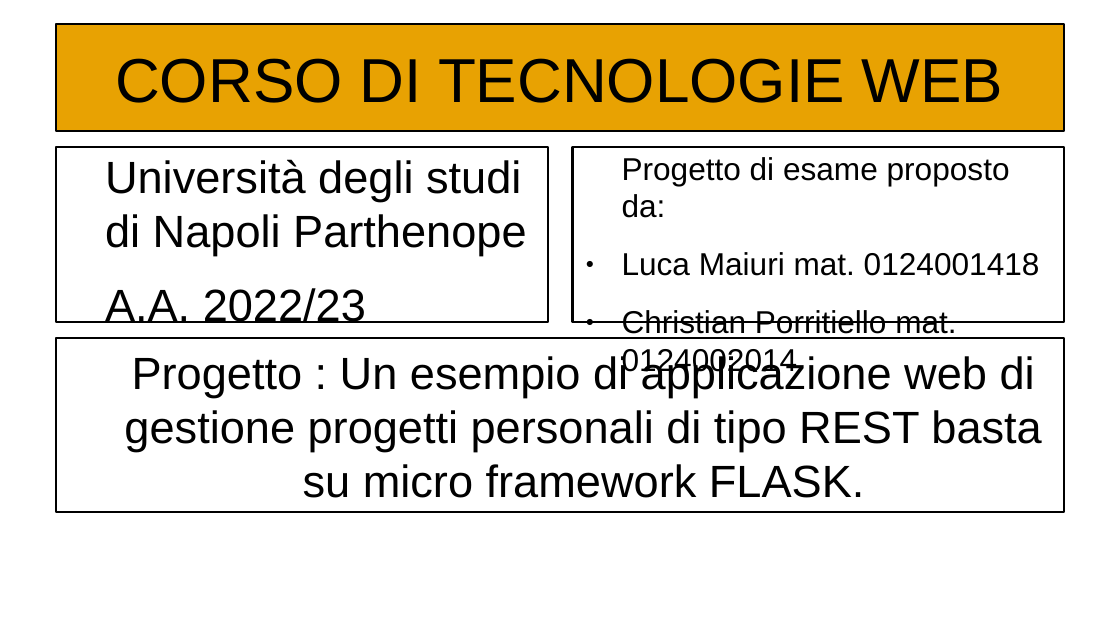
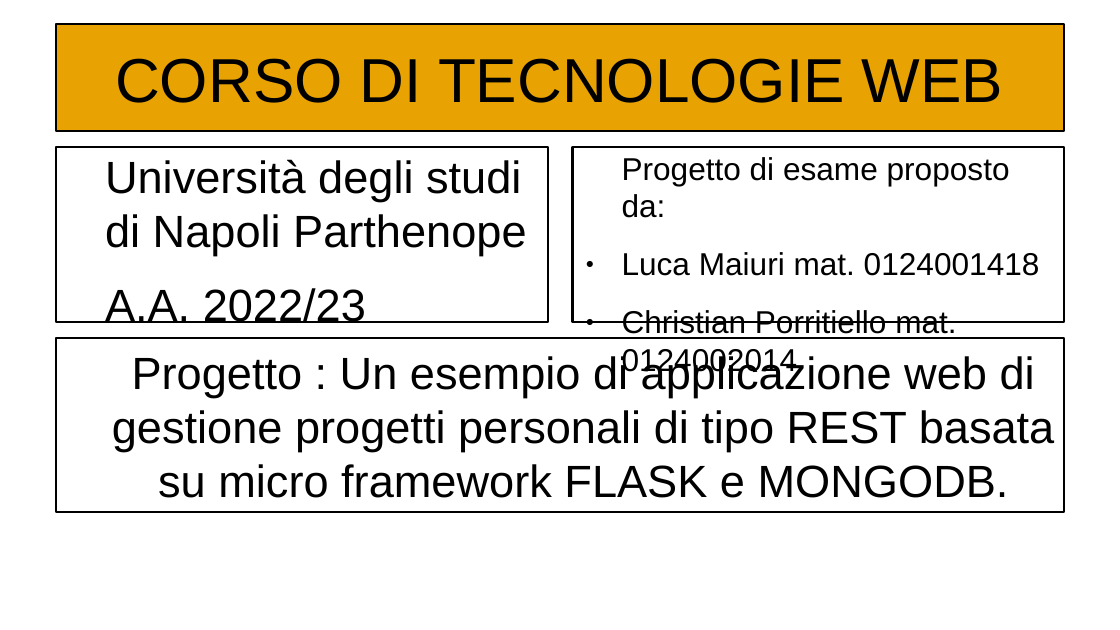
Before and after one commit to Kilne/Progetto_TecWeb, a slide deck: slide 1 of Relazioni/Maiuri.odp. Drawn at 1120x630 pixels with LibreOffice and Linux fonts; fonts in the diff are those of the drawing. Boxes give left, top, right and bottom in pixels: in the first picture for what was removed or moved away, otherwise in the second. Text is boxed around its words. In the diff, an @@ line names an element or a change of style, - is before the commit and + after.

Commit message:
Slides e fix

```diff
--- a/Relazioni/Maiuri.odp
+++ b/Relazioni/Maiuri.odp
@@ text at [112, 353, 1055, 498]: text changed @@
-Progetto : Un esempio di applicazione web di gestione progetti personali di tipo REST basta su micro framework FLASK.
+Progetto : Un esempio di applicazione web di gestione progetti personali di tipo REST basata su micro framework FLASK e MONGODB.
```
Also in this commit, not shown: 3 other slides changed, 5 slides added, 2 other files.
